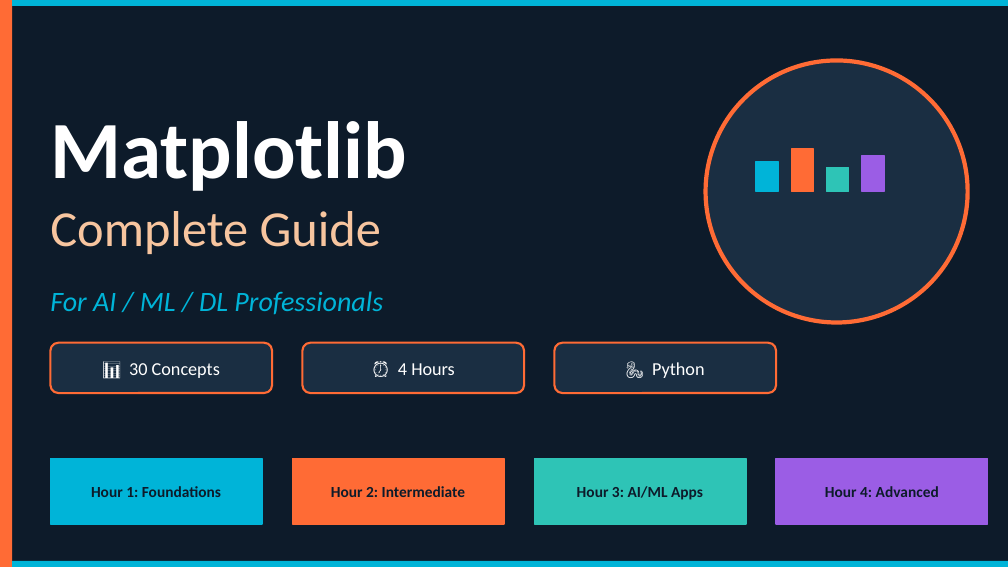
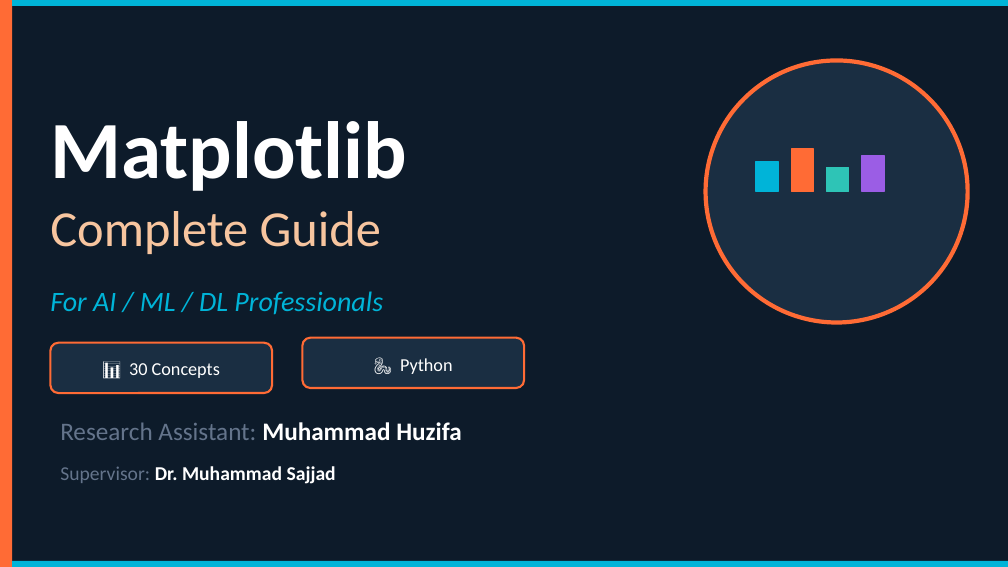
Before and after one commit to Muhammad-Huzifa/AI-ML-DL-Batch3-, a slide deck: slide 1 of 04-Matplotlib/Slides/matplotlib_guide.pptx. Drawn at 1008x567 pixels with LibreOffice and Linux fonts; fonts in the diff are those of the drawing. Boxes give left, top, right and bottom in pixels: in the first picture for what was removed or moved away, otherwise in the second. Text is boxed around its words. In the diff, an @@ line names an element or a change of style, - is before the commit and + after.

```diff
--- a/04-Matplotlib/Slides/matplotlib_guide.pptx
+++ b/04-Matplotlib/Slides/matplotlib_guide.pptx
@@ text "🐍 Python": place and size @@
-text "🐍 Python" at (652,362,705,378)
+text "🐍 Python" at (400,358,453,374)
@@ rounded rectangle: place and size @@
-rounded rectangle at (554,343,776,393)
+rounded rectangle at (302,338,524,388)
@@ rounded rectangle removed at (302,343,524,393) @@
@@ text removed at (398,363,455,375) @@
-⏰ 4 Hours
@@ text added at (60,422,462,440), 18 pt, text #64748B @@
+Research Assistant: Muhammad Huzifa
@@ rectangle removed at (50,459,262,524) @@
@@ text added at (60,466,336,484), 14 pt, text #FFFFFF, bold @@
+Supervisor: Dr. Muhammad Sajjad
@@ rectangle removed at (292,459,504,524) @@
@@ rectangle removed at (534,459,746,524) @@
@@ rectangle removed at (776,459,988,524) @@
@@ text removed at (91,486,221,497) @@
-Hour 1: Foundations
@@ text removed at (331,486,465,497) @@
-Hour 2: Intermediate
@@ text removed at (577,486,703,500) @@
-Hour 3: AI/ML Apps
@@ text removed at (825,486,939,497) @@
-Hour 4: Advanced
```
Also in this commit, not shown: 2 other slides changed, 3 other files.
